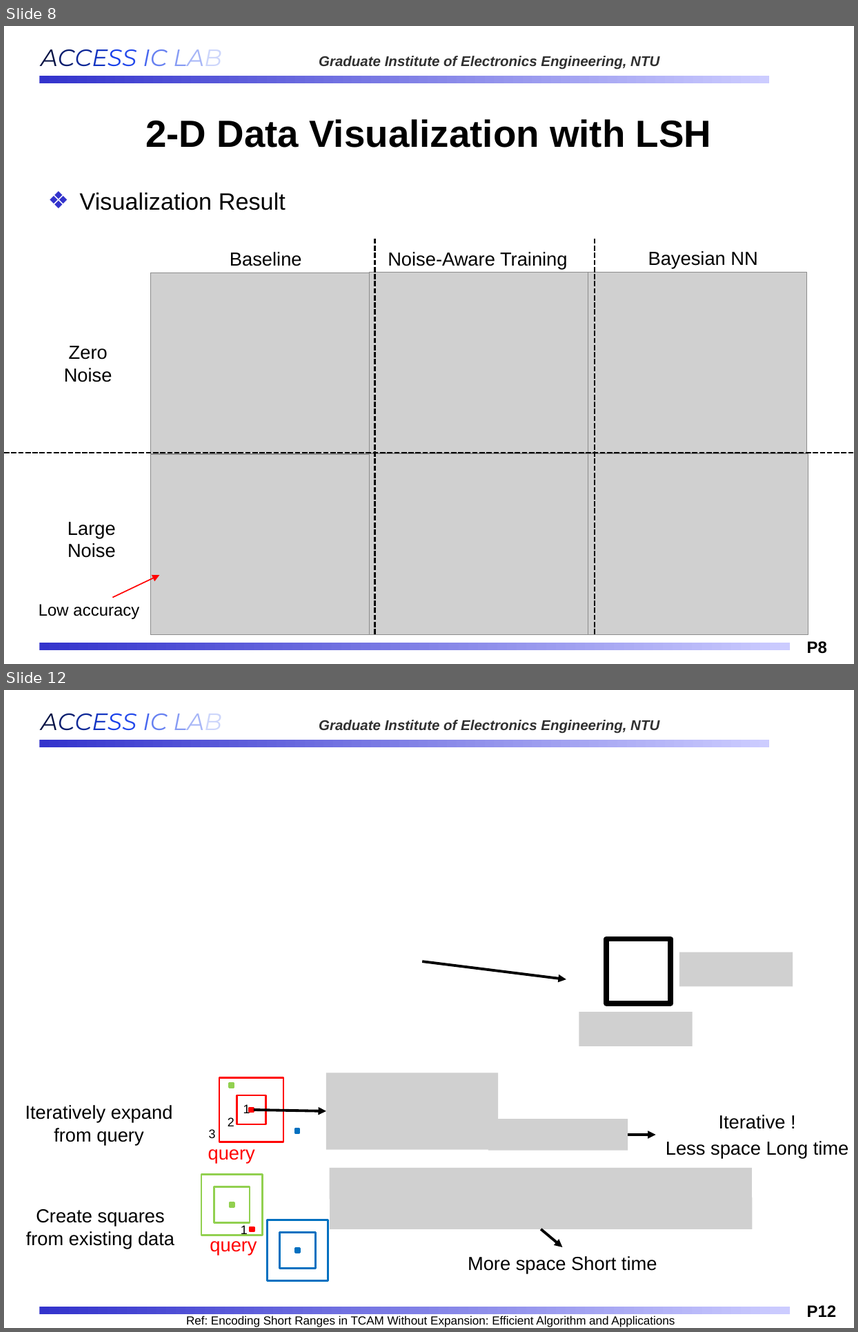
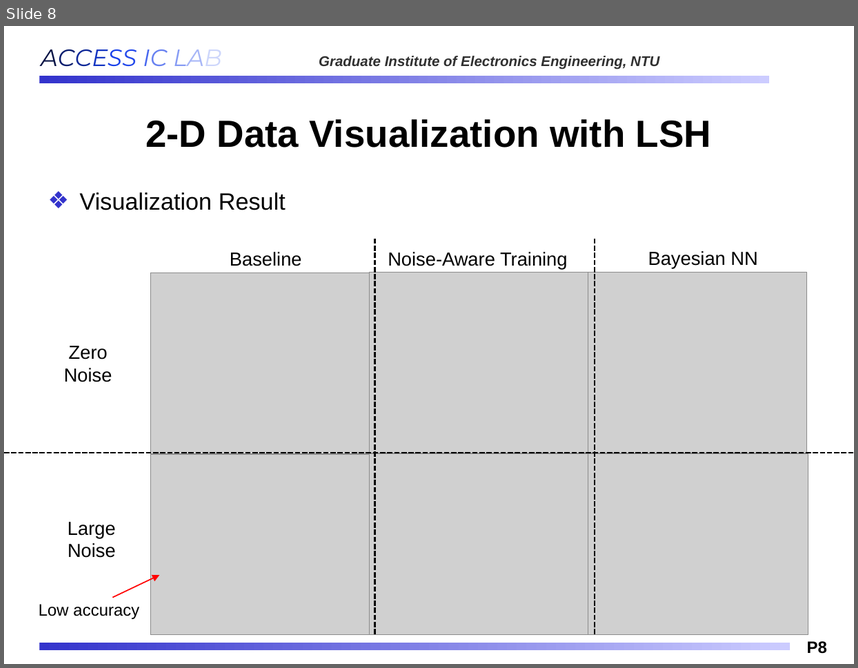
Before and after one commit to Oniontow/AndyWu_Project, a slide deck: b11901027_王仁軒.pptx. Shown one above the other, each under a label of ours: slides 8 and 12 before the commit, slide 8 after it; the slides between them are not shown. The pictures are 858x1332 and 858x668 pixels, drawn with LibreOffice and Linux fonts; fonts in the diff are those of the drawing; grey boxes stand for pictures; background and template pictures are left out. Boxes give left, top, right and bottom in pixels: in the first picture for what was removed or moved away, otherwise in the second. Text is boxed around its words. In the diff, an @@ line names an element or a change of style, - is before the commit and + after.

```diff
--- a/b11901027_王仁軒.pptx
+++ b/b11901027_王仁軒.pptx
@@ slide 12 removed at (x1=4, y1=690, x2=854, y2=1328), background #FFFFFF; not listed: 4 template elements that a slide beside it also shows @@
@@ rectangle removed at (x1=606, y1=939, x2=671, y2=1004) @@
@@ picture removed at (x1=680, y1=952, x2=793, y2=986) @@
@@ arrow removed from (422, 961) to (566, 979) @@
@@ picture removed at (x1=579, y1=1012, x2=692, y2=1045) @@
@@ picture removed at (x1=326, y1=1072, x2=498, y2=1149) @@
@@ text removed at (x1=25, y1=1105, x2=173, y2=1145) @@
-Iteratively expand from query
@@ text removed at (x1=228, y1=1117, x2=234, y2=1126) @@
-2
@@ text removed at (x1=243, y1=1104, x2=250, y2=1113) @@
-1
@@ arrow removed from (254, 1110) to (326, 1111) @@
@@ picture removed at (x1=488, y1=1118, x2=628, y2=1150) @@
@@ text removed at (x1=666, y1=1114, x2=849, y2=1159) @@
-Iterative !
-Less space Long time
@@ text removed at (x1=209, y1=1129, x2=216, y2=1138) @@
-3
@@ arrow removed from (628, 1134) to (656, 1134) @@
@@ group removed at (x1=208, y1=1078, x2=300, y2=1163): 5 rectangles, 1 text @@
-query
@@ picture removed at (x1=330, y1=1167, x2=752, y2=1199) @@
@@ picture removed at (x1=330, y1=1198, x2=752, y2=1229) @@
@@ text removed at (x1=26, y1=1209, x2=174, y2=1248) @@
-Create squares from existing data
@@ text removed at (x1=241, y1=1225, x2=248, y2=1236) @@
-1
@@ group removed at (x1=201, y1=1174, x2=329, y2=1281): 7 rectangles, 1 text @@
-query
@@ arrow removed from (542, 1229) to (562, 1247) @@
@@ text removed at (x1=468, y1=1256, x2=657, y2=1274) @@
-More space Short time
@@ text removed at (x1=186, y1=1315, x2=675, y2=1327) @@
-Ref: Encoding Short Ranges in TCAM Without Expansion: Efficient Algorithm and Applications
```
Also in this commit, not shown: 1 slide changed, 2 slides added, 7 other slides removed.
